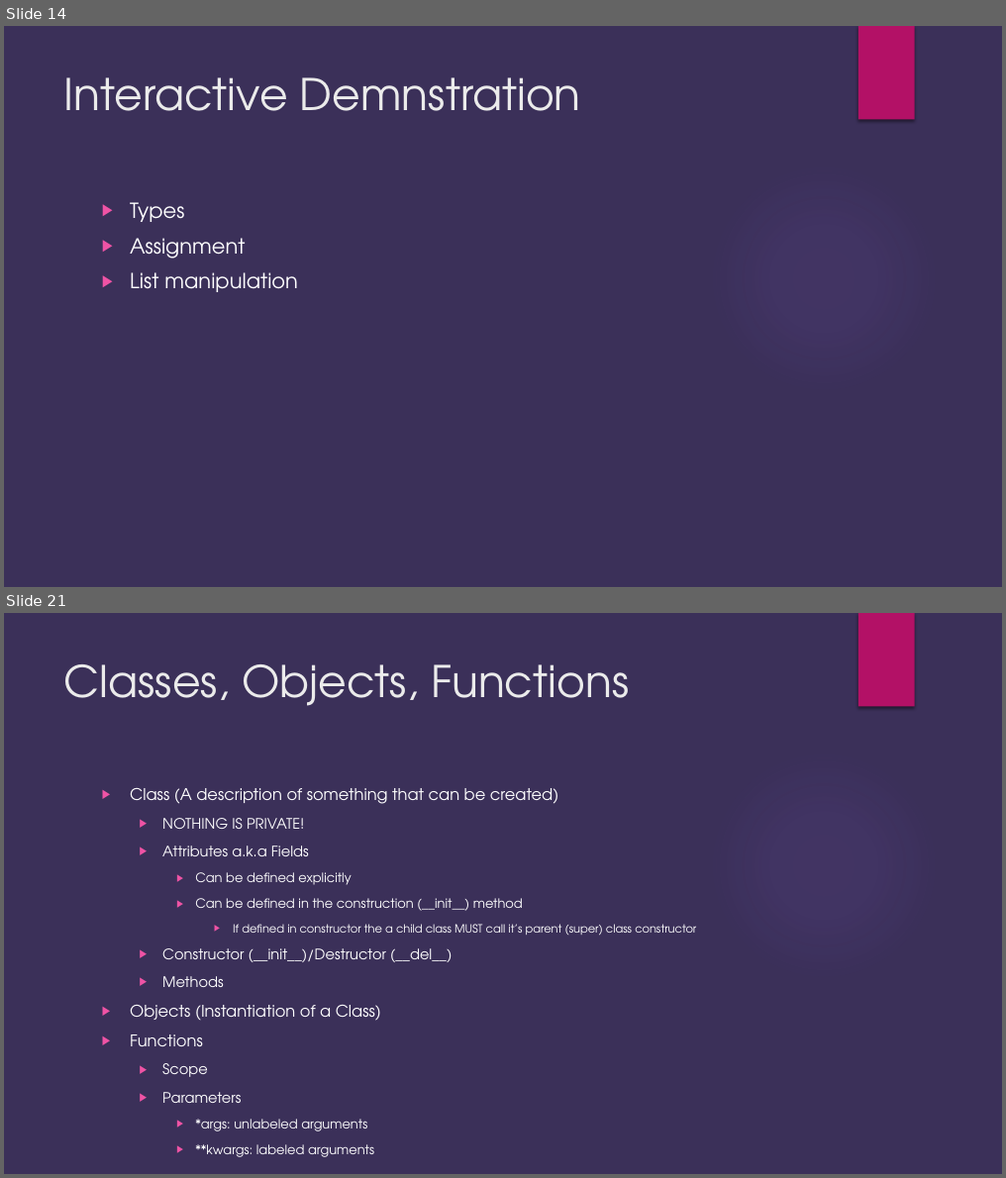
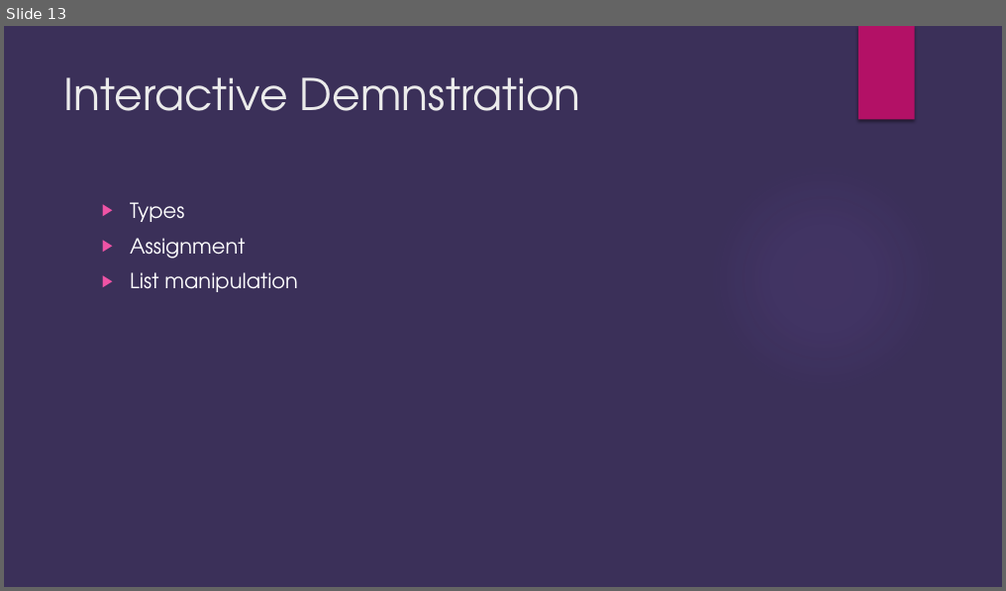
Before and after one commit to brianjgrier/Python-Overview, a slide deck: Python Introduction.pptx. Shown one above the other, each under a label of ours: slides 14 and 21 before the commit, slide 13 after it; the slides between them are not shown. The pictures are 1006x1178 and 1006x591 pixels, drawn with LibreOffice and Linux fonts; fonts in the diff are those of the drawing; background and template pictures are left out. Boxes give left, top, right and bottom in pixels: in the first picture for what was removed or moved away, otherwise in the second. Text is boxed around its words. In the diff, an @@ line names an element or a change of style, - is before the commit and + after.

```diff
--- a/Python Introduction.pptx
+++ b/Python Introduction.pptx
@@ slide 21 removed at box(4, 613, 1002, 1174), background #3B3059; not listed: 2 template elements that a slide beside it also shows @@
@@ title removed at box(64, 664, 629, 706) @@
-Classes, Objects, Functions
@@ text removed at box(130, 788, 696, 1132) @@
-▶ Class (A description of something that can be created)
-  ▶ NOTHING IS PRIVATE!
-  ▶ Attributes a.k.a Fields
-    ▶ Can be defined explicitly
-    ▶ Can be defined in the construction (__init__) method
-      ▶ If defined in constructor the a child class MUST call it’s parent (super) class constructor
-  ▶ Constructor (__init__)/Destructor (__del__)
-  ▶ Methods
-▶ Objects (Instantiation of a Class)
-▶ Functions
-  ▶ Scope
-  ▶ Parameters
-    ▶ *args: unlabeled arguments
-    ▶ **kwargs: labeled arguments
@@ what was slide 14 is now slide 13 @@
```
Also in this commit, not shown: 10 slides changed, 7 other slides removed.
